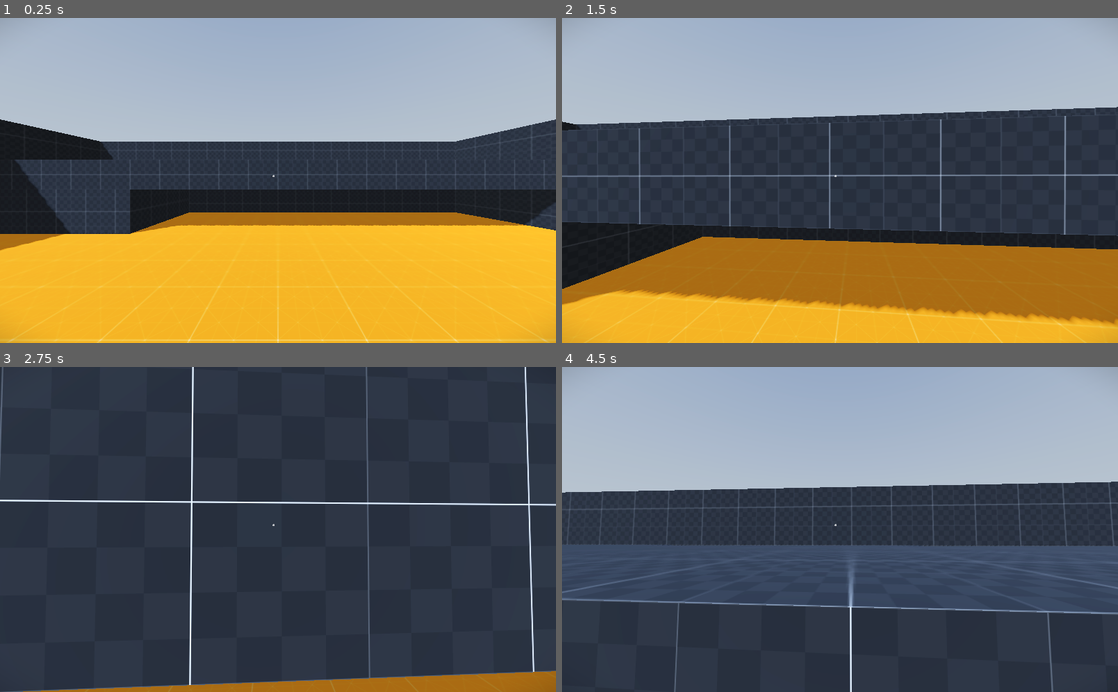
Above: before the commit, frames 1-4 (two rows, left to right).
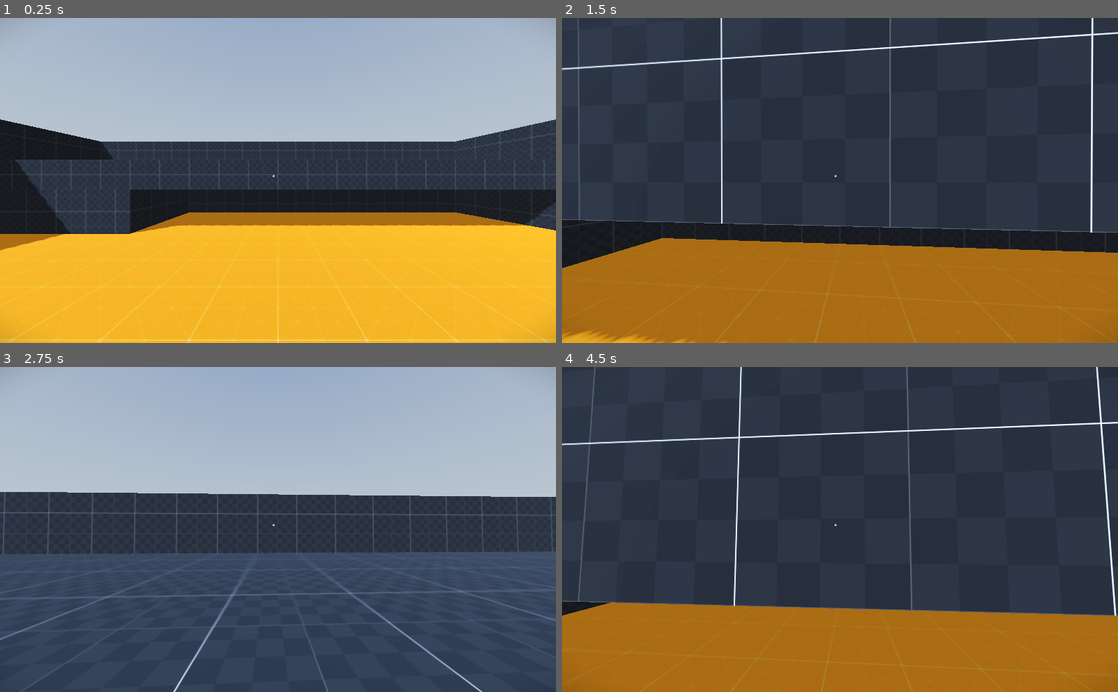
Above: after the commit, the same moments.

Repository: izquiratops/FPS_Project
Game: Godot game, scene res://scenes/world.tscn
Two runs of this game, one before a commit and one after it. Both use one fixed random seed, a clock stepped at 60 frames per second and the inputs below. A sky picture missing from this copy of the repository is replaced by a grey-blue gradient.
Inputs (mouse positions are in pixels of both pictures, inside the frame that each line leads up to):
- Up to frame 1 (0.25 s): no input
- Up to frame 2 (1.5 s): tap Enter at 0.5 s; move the mouse to (867, 180) at 0.52 s; hold W (forward) from 0.53 s (still down); tap Space (jump) at 0.6, 0.77, 1.07 s; move the mouse to (812, 180) at 1.27 s; tap C (crouch) at 1.35 s
- Up to frame 3 (2.75 s): keep holding W (forward); tap Space (jump) at 1.52, 1.55, 1.82, 2.3 s; move the mouse to (289, 523) at 2.02 s; hold Alt (free-look) from 2.03 s (still down)
- Up to frame 4 (4.5 s): keep holding W (forward); move the mouse to (834, 536) at 2.77 s; release Alt (free-look) at 2.78 s; tap Shift (sprint) at 2.85 s; tap Space (jump) at 3.02, 3.05, 3.32, 3.6, 3.77, 4.07 s; move the mouse to (878, 532) at 3.52 s; move the mouse to (795, 526) at 4.27 s; tap C (crouch) at 4.35 s

The runs differ from the first frame. In frame 1, less than 0.1% of the frame differs, in the area x 23-33%, y 60-67%; in frame 2, 46%; in frame 3, 64%; in frame 4, 80%, in the area x 0-100%, y 0-100%.

Commit message:
Jump with time variables

Diff:
--- a/scripts/player.gd
+++ b/scripts/player.gd
@@ -22,13 +22,21 @@
 
 # Speed vars.
 var current_speed = 0.0
-const walking_speed = 5.0
+const walking_speed = 7.0
 const sprint_speed = 10.0
 const crouch_speed = 3.0
 
+# Jumping vars.
+@export_category('Jumping')
+@export var jump_height: float = 1.2
+@export var jump_peak_time: float = 0.35
+@export var jump_drop_time: float = 0.25
+var jump_gravity = (2.0 * jump_height) / pow(jump_peak_time, 2.0)
+var fall_gravity = (2.0 * jump_height) / pow(jump_drop_time, 2.0)
+var jump_velocity = jump_gravity * jump_peak_time
+
 # Movement vars.
 const lerp_speed = 15.0
-const jump_velocity = 4.5
 const crouch_depth = -0.5
 const free_look_tilt_amount = 8.0
 
@@ -49,9 +57,6 @@
 var head_bobbing_vector = Vector2.ZERO
 var head_bobbing_index = 0.0
 var head_bobbing_current_intensity = 0.0
-
-# Get the gravity from the project settings to be synced with RigidBody nodes.
-var gravity = ProjectSettings.get_setting("physics/3d/default_gravity")
 
 
 func _input(event):
@@ -83,7 +88,10 @@
 
 	# Add the gravity.
 	if not is_on_floor():
-		velocity.y -= gravity * delta
+		if velocity.y > 0:
+			velocity.y -= jump_gravity * delta
+		else:
+			velocity.y -= fall_gravity * delta
 
 	# Handle Crouching.
 	if Input.is_action_pressed("crouch"):
